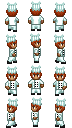
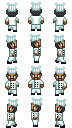
Revision of a layered 72 × 128 image; what changed, layer by layer:
added layer "hair-2-gray" above "moustache-gray" over 6, 9, 66, 113
added layer "moustache-gray" above "beard-gray" over 7, 45, 65, 112
renamed "hair" to "hair-1-red", hid it over 6, 9, 66, 113
